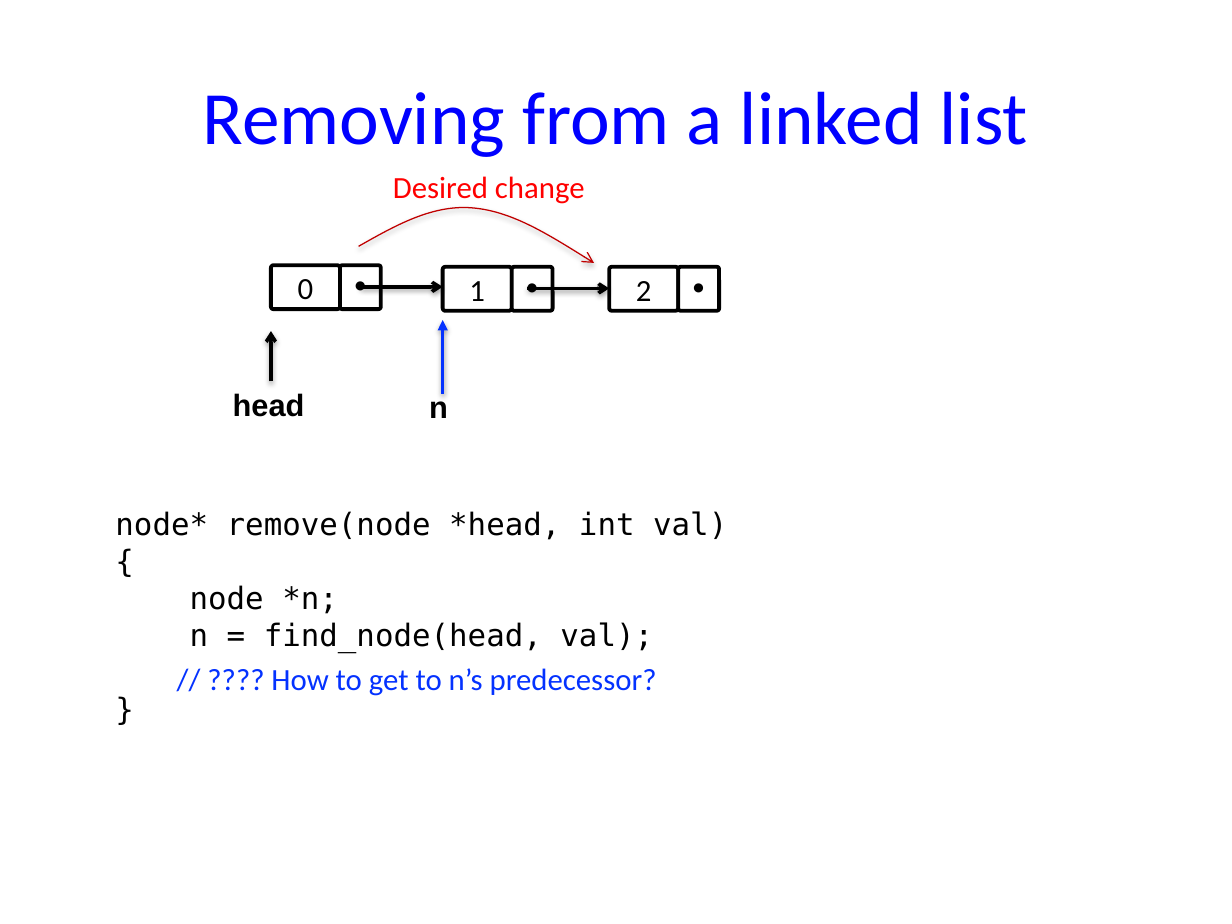
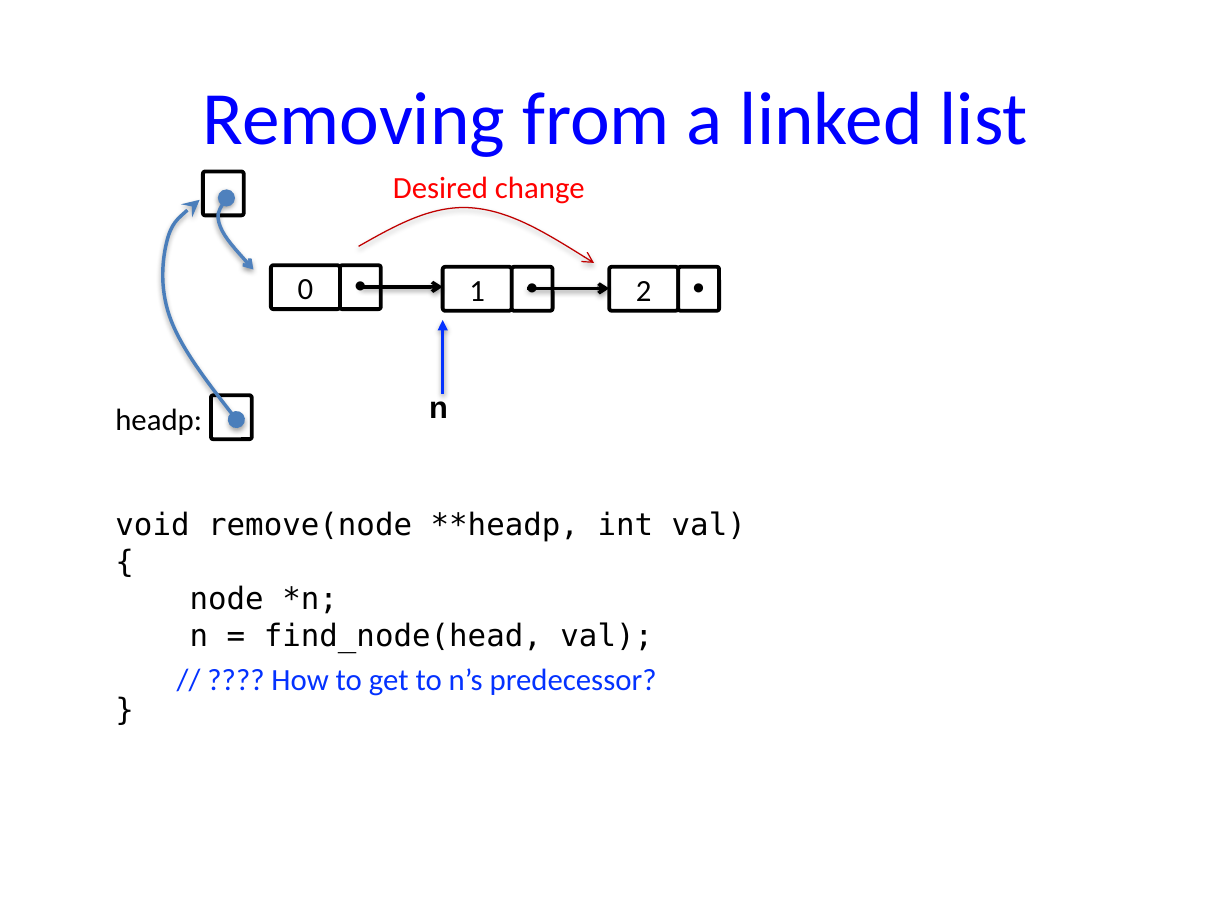
Before and after one commit to NYU-CSO/nyu-cso.github.io, a slide deck: slide 19 of notes/06-struct-malloc.pptx (slide 20 before the commit). Drawn at 1232x924 pixels with LibreOffice and Linux fonts; fonts in the diff are those of the drawing. Boxes give left, top, right and bottom in pixels: in the first picture for what was removed or moved away, otherwise in the second. Text is boxed around its words. In the diff, an @@ line names an element or a change of style, - is before the commit and + after.

```diff
--- a/notes/06-struct-malloc.pptx
+++ b/notes/06-struct-malloc.pptx
@@ rounded rectangle added at box(203, 171, 244, 216), fill #FFFFFF, outline #000000 2.25 pt @@
@@ freeform shape added at box(163, 200, 237, 419), outline #4B7EBC 2 pt @@
@@ freeform shape added at box(218, 198, 253, 270), outline #4F81BD 2 pt @@
@@ arrow removed from (271, 382) to (271, 331) @@
@@ text added at box(115, 408, 202, 435), 18 pt, text #000000 @@
+headp:
@@ rounded rectangle added at box(211, 395, 251, 440), fill #FFFFFF, outline #000000 2.25 pt @@
@@ text removed at box(233, 393, 305, 417) @@
-head
@@ text at box(115, 511, 746, 542): text changed @@
-node* remove(node *head, int val)
+void remove(node **headp, int val)
```
Also in this commit, not shown: 7 other slides changed, 1 slide removed, 10 other files.
